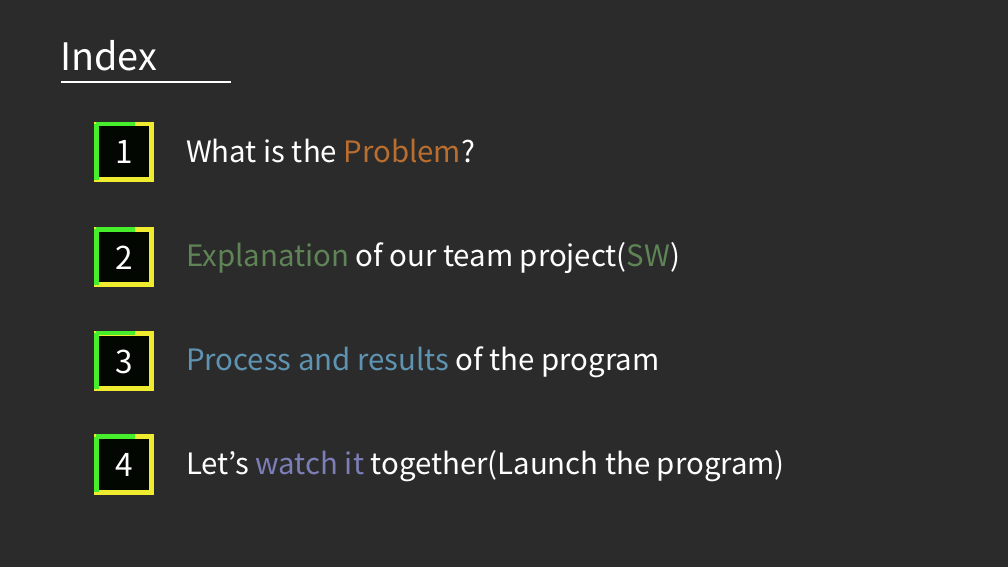
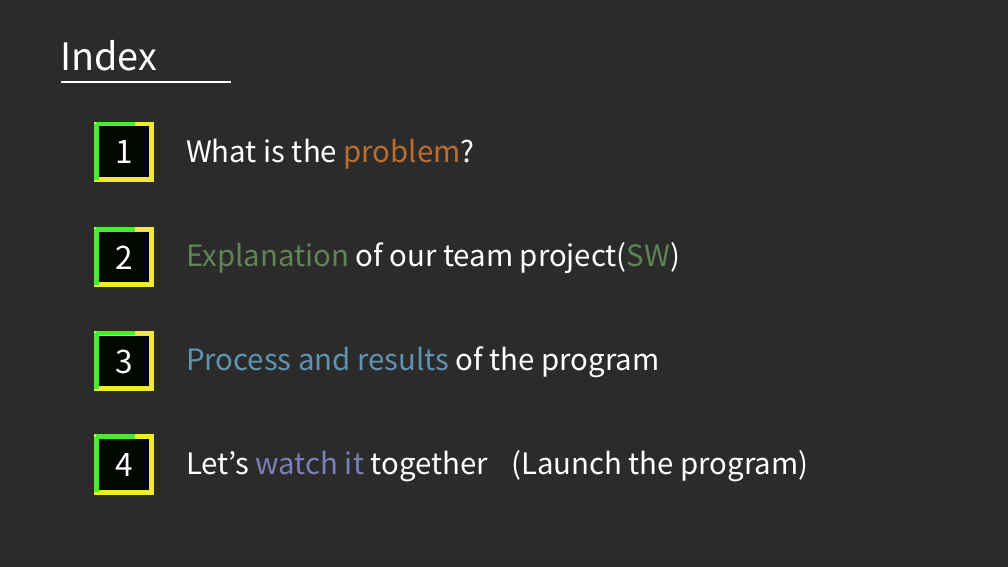
Before and after one commit to PE02-Projects/Team-A2, a slide deck: slide 2 of ppt/Final_presentation_team_A2.pptx. Drawn at 1008x567 pixels with LibreOffice and Linux fonts; fonts in the diff are those of the drawing. Boxes give left, top, right and bottom in pixels: in the first picture for what was removed or moved away, otherwise in the second. Text is boxed around its words. In the diff, an @@ line names an element or a change of style, - is before the commit and + after.

```diff
--- a/ppt/Final_presentation_team_A2.pptx
+++ b/ppt/Final_presentation_team_A2.pptx
@@ text at (186, 138, 475, 169): text changed @@
-What is the Problem?
+What is the problem?
@@ text at (186, 450, 488, 482): text changed @@
-Let’s watch it together(Launch the program)
+Let’s watch it together
@@ text added at (511, 450, 809, 482), 28 pt, text #FFFFFF @@
+(Launch the program)
```
Also in this commit, not shown: 2 other slides changed, 2 slides added, 8 slides removed, 1 other file.
